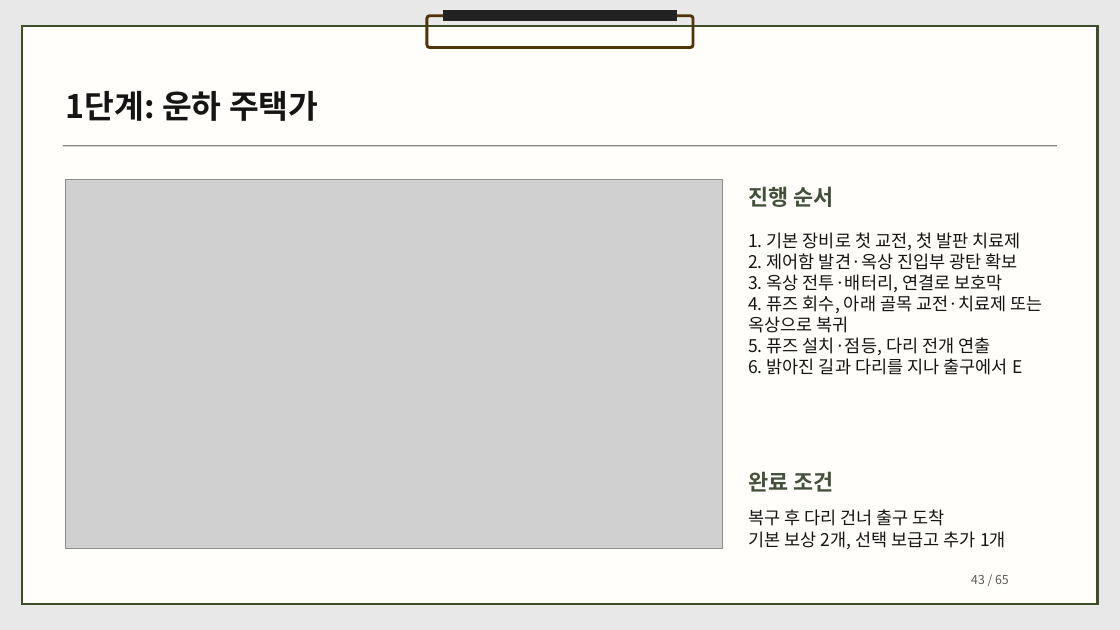
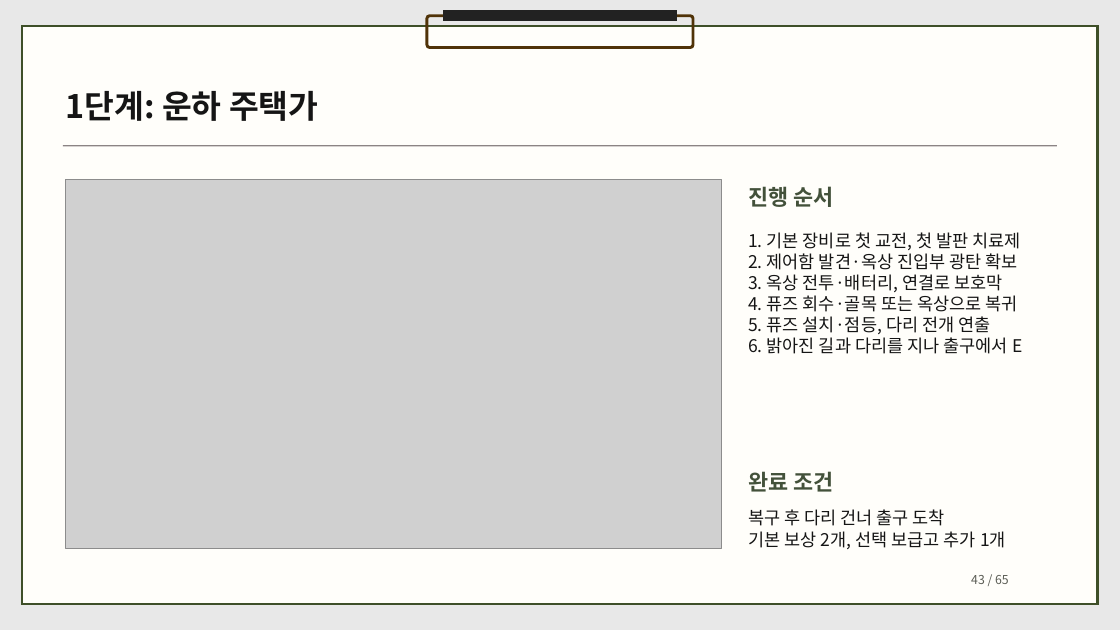
Before and after one commit to dbguswh/2Dgame_project, a slide deck: slide 43 of 2D게임프로그래밍 기획서.pptx. Drawn at 1120x630 pixels with LibreOffice and Linux fonts; fonts in the diff are those of the drawing; grey boxes stand for pictures. Boxes give left, top, right and bottom in pixels: in the first picture for what was removed or moved away, otherwise in the second. Text is boxed around its words. In the diff, an @@ line names an element or a change of style, - is before the commit and + after.

```diff
--- a/2D게임프로그래밍 기획서.pptx
+++ b/2D게임프로그래밍 기획서.pptx
@@ text at [748, 295, 1018, 312]: text changed @@
-4. 퓨즈 회수, 아래 골목 교전·치료제 또는 옥상으로 복귀
+4. 퓨즈 회수·골목 또는 옥상으로 복귀
```
Also in this commit, not shown: 3 other files.
